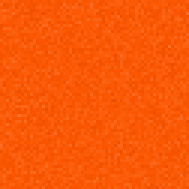
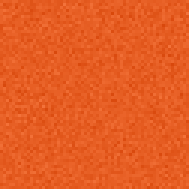
The second (189, 189) image is a revision of the first. Changes to its layers:
"Layer 2": opacity 10% → 15%, blend luminosity → normal over [0, 0, 189, 189]
